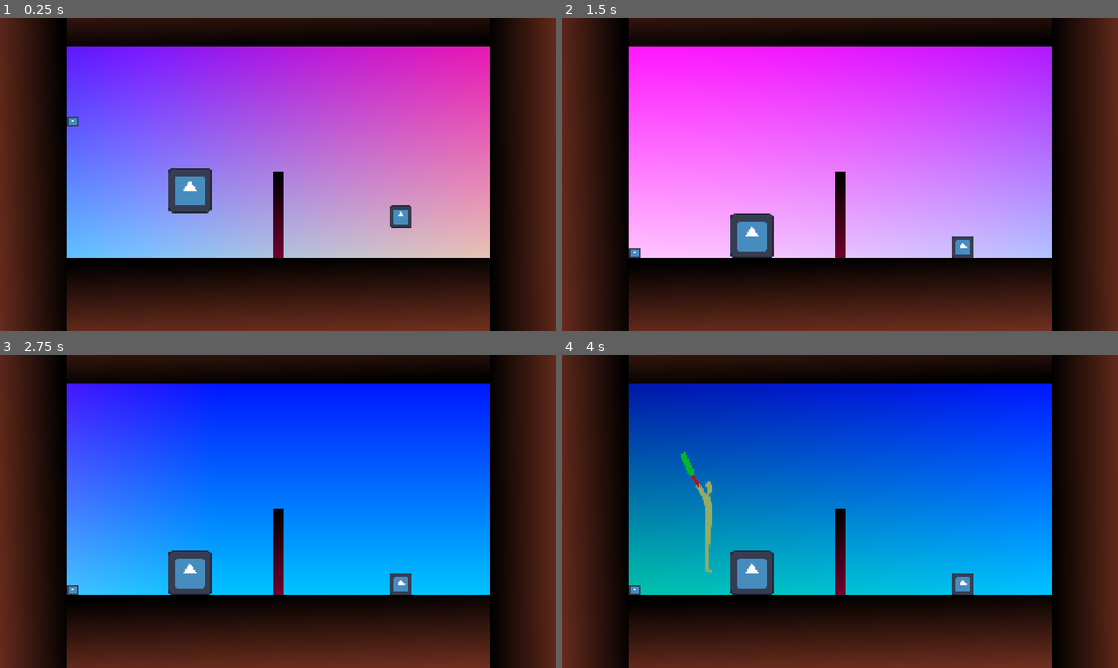
Above: before the commit, frames 1-4 (two rows, left to right).
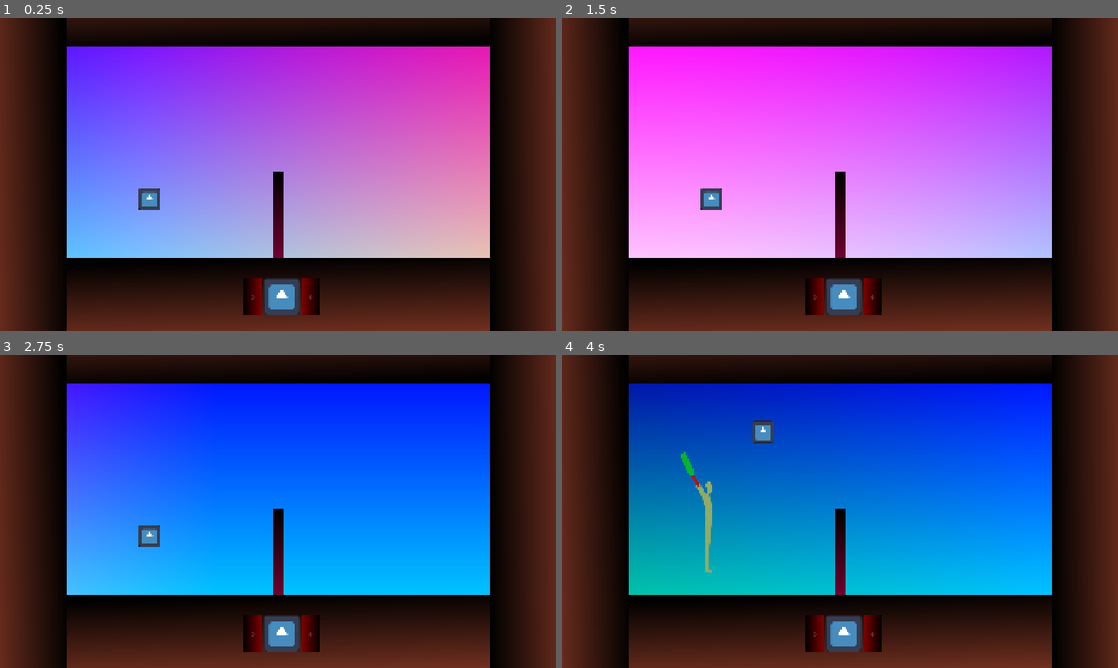
Above: after the commit, the same moments.

Repository: Youlissize/XTremeBadminton
Game: Godot game, scene res://MainLevel/CustomMapLoading.tscn
Same seed, same stepped clock (60 frames per second), same inputs: the game is played once before the commit and once after it. The engine's default icon, where the game draws it, is replaced by a stand-in: a white triangle on a blue panel in a dark square.
Inputs (mouse positions are in pixels of both pictures, inside the frame that each line leads up to):
- Up to frame 1 (0.25 s): no input
- Up to frame 2 (1.5 s): click (812, 296) at 0.5 s, where only the run after the commit has a clickable "0"; click (873, 296) at 1.25 s, where only the run after the commit has a clickable "0"
- Up to frame 3 (2.75 s): hold D (move_right) from 2.03 s (still down); hold S (hit) from 2.03 s (still down); tap W (jump) at 2.27 s
- Up to frame 4 (4 s): release D (move_right) at 2.78 s; release S (hit) at 2.78 s; hold A (move_left) 2.78-3.53 s; tap S (hit) at 2.85 s; tap W (jump) at 3.02 s; hold D (move_right) from 3.53 s (still down); hold S (hit) from 3.53 s (still down); tap Space (join) at 3.6 s

The runs differ from the first frame. In frame 1, 3.1% of the frame differs, in the area x 12-74%, y 31-95%; in frame 2, 3.1%; in frame 3, 3.1%; in frame 4, 3.1%.

Commit message:
Le jeu est un jeu, le score est soigneusement affiché, la vie est belle, mais faut pas se deco sinon ca bug

Diff:
--- a/MainLevel/CustomMapLoading.tscn
+++ b/MainLevel/CustomMapLoading.tscn
@@ -1,9 +1,11 @@
-[gd_scene load_steps=15 format=3 uid="uid://dlm5t26j1x75l"]
+[gd_scene load_steps=17 format=3 uid="uid://dlm5t26j1x75l"]
 
 [ext_resource type="Script" uid="uid://bis7hslkecq4c" path="res://MainLevel/Scripts/mapLoading.gd" id="1_82vp7"]
 [ext_resource type="Texture2D" uid="uid://cxtuvhh1ubuq2" path="res://Textures/fondavecfilet.jpg" id="1_dn44s"]
 [ext_resource type="Shader" uid="uid://drlrkl0b5wi4g" path="res://MainLevel/BackgroundTest.gdshader" id="2_4buw4"]
+[ext_resource type="PackedScene" uid="uid://bhv0xwjx2dx6p" path="res://MainLevel/HUD/Score/ScoreDisplay.tscn" id="2_jr3hq"]
 [ext_resource type="PackedScene" uid="uid://bueuy8e621uk7" path="res://MainLevel/Scripts/Projectile/ProjectileBase.tscn" id="5_jr3hq"]
+[ext_resource type="Script" uid="uid://d2atqmgs58i2o" path="res://MainLevel/MapObjects/ground.gd" id="5_xww2o"]
 
 [sub_resource type="ShaderMaterial" id="ShaderMaterial_4buw4"]
 shader = ExtResource("2_4buw4")
@@ -43,6 +45,9 @@
 script = ExtResource("1_82vp7")
 ground = NodePath("Ground/StaticBody2D")
 
+[node name="ScoreDisplay" parent="." instance=ExtResource("2_jr3hq")]
+position = Vector2(840, 897)
+
 [node name="Background" type="Sprite2D" parent="."]
 
 [node name="ColorRect" type="ColorRect" parent="Background"]
@@ -74,6 +79,7 @@
 [node name="StaticBody2D" type="StaticBody2D" parent="Ground"]
 collision_layer = 3
 physics_material_override = SubResource("PhysicsMaterial_7r4hf")
+script = ExtResource("5_xww2o")
 
 [node name="GroundCollision" type="CollisionShape2D" parent="Ground/StaticBody2D"]
 position = Vector2(965, 0)
@@ -129,15 +135,7 @@
 shape = SubResource("WorldBoundaryShape2D_jr3hq")
 
 [node name="ProjectileBase" parent="." instance=ExtResource("5_jr3hq")]
-position = Vector2(654, 564)
-scale = Vector2(4, 4)
-size = 4.0
-
-[node name="ProjectileBase2" parent="." instance=ExtResource("5_jr3hq")]
-position = Vector2(250, 328)
-
-[node name="ProjectileBase3" parent="." instance=ExtResource("5_jr3hq")]
-position = Vector2(1383, 656)
+position = Vector2(515, 624)
 scale = Vector2(2, 2)
 size = 2.0
 
--- /dev/null
+++ b/MainLevel/HUD/Score/ScoreDisplay.tscn
@@ -0,0 +1,55 @@
+[gd_scene load_steps=5 format=3 uid="uid://bhv0xwjx2dx6p"]
+
+[ext_resource type="Texture2D" uid="uid://cadlfytdtswru" path="res://icon.svg" id="1_6vv5e"]
+[ext_resource type="Script" uid="uid://dd82ywmj20hgm" path="res://MainLevel/HUD/Score/scoreDisplay.gd" id="1_rm60b"]
+
+[sub_resource type="Gradient" id="Gradient_rm60b"]
+colors = PackedColorArray(0, 0, 0, 1, 0.5, 0, 0, 1)
+
+[sub_resource type="GradientTexture2D" id="GradientTexture2D_ow0p0"]
+gradient = SubResource("Gradient_rm60b")
+
+[node name="ScoreDisplay" type="Node2D"]
+top_level = true
+script = ExtResource("1_rm60b")
+
+[node name="MarginContainer" type="MarginContainer" parent="."]
+custom_minimum_size = Vector2(50, 50)
+offset_right = 40.0
+offset_bottom = 40.0
+
+[node name="HBoxContainer" type="HBoxContainer" parent="MarginContainer"]
+layout_mode = 2
+
+[node name="LeftScore" type="MarginContainer" parent="MarginContainer/HBoxContainer"]
+custom_minimum_size = Vector2(30, 30)
+layout_mode = 2
+
+[node name="TextureRect" type="TextureRect" parent="MarginContainer/HBoxContainer/LeftScore"]
+layout_mode = 2
+texture = SubResource("GradientTexture2D_ow0p0")
+
+[node name="LeftDisplay" type="MenuButton" parent="MarginContainer/HBoxContainer/LeftScore"]
+layout_mode = 2
+text = "0"
+
+[node name="Middle" type="MarginContainer" parent="MarginContainer/HBoxContainer"]
+custom_minimum_size = Vector2(30, 30)
+layout_mode = 2
+
+[node name="TextureRect" type="TextureRect" parent="MarginContainer/HBoxContainer/Middle"]
+layout_mode = 2
+texture = ExtResource("1_6vv5e")
+
+[node name="RightScore" type="MarginContainer" parent="MarginContainer/HBoxContainer"]
+custom_minimum_size = Vector2(30, 30)
+layout_mode = 2
+
+[node name="TextureRect" type="TextureRect" parent="MarginContainer/HBoxContainer/RightScore"]
+layout_mode = 2
+texture = SubResource("GradientTexture2D_ow0p0")
+flip_h = true
+
+[node name="RightDisplay" type="MenuButton" parent="MarginContainer/HBoxContainer/RightScore"]
+layout_mode = 2
+text = "0"
--- /dev/null
+++ b/MainLevel/HUD/Score/scoreDisplay.gd
@@ -0,0 +1,12 @@
+extends Node2D
+const Globals := preload("res://MainLevel/Scripts/globalStuff.gd")
+
+var left := 0
+var right := 0
+
+func _ready() -> void:
+	Globals.scoreDisplay = self
+
+func display() -> void:
+	get_node("MarginContainer/HBoxContainer/LeftScore/LeftDisplay").text = String.num_int64(left)
+	get_node("MarginContainer/HBoxContainer/RightScore/RightDisplay").text = String.num_int64(right)
--- a/MainLevel/MainLevel.tscn
+++ b/MainLevel/MainLevel.tscn
@@ -42,7 +42,7 @@
 script = ExtResource("4_6gdkc")
 
 [node name="Volant" type="RigidBody2D" parent="."]
-position = Vector2(726, 613)
+position = Vector2(726, 869.667)
 collision_layer = 2
 collision_mask = 2
 script = ExtResource("3_q5c6i")
@@ -55,7 +55,7 @@
 color = Color(1, 0, 0, 1)
 
 [node name="CollisionShape2D" type="CollisionShape2D" parent="Volant"]
-scale = Vector2(2.49, 2.49)
+scale = Vector2(2, 2)
 shape = SubResource("CircleShape2D_4vkl2")
 
 [node name="Boundaries" type="Node" parent="."]
@@ -92,7 +92,7 @@
 shape = SubResource("WorldBoundaryShape2D_6gdkc")
 
 [node name="Volant2" type="RigidBody2D" parent="."]
-position = Vector2(240, 226)
+position = Vector2(240, 482.667)
 collision_layer = 2
 collision_mask = 2
 script = ExtResource("3_q5c6i")
@@ -105,5 +105,5 @@
 color = Color(1, 0, 0, 1)
 
 [node name="CollisionShape2D" type="CollisionShape2D" parent="Volant2"]
-scale = Vector2(2.49, 2.49)
+scale = Vector2(2, 2)
 shape = SubResource("CircleShape2D_4vkl2")
--- /dev/null
+++ b/MainLevel/MapObjects/ground.gd
@@ -0,0 +1,8 @@
+extends StaticBody2D
+const Globals := preload("res://MainLevel/Scripts/globalStuff.gd")
+
+func hit(projectile : Node2D) -> void :
+	projectile.isActive = false
+
+	if (Globals.currentMatch):
+		Globals.currentMatch._onProjectileTouchedGround(projectile)
--- /dev/null
+++ b/MainLevel/MapObjects/mapObject.tscn
@@ -0,0 +1,11 @@
+[gd_scene load_steps=3 format=3 uid="uid://cy7dyhsxg01qw"]
+
+[ext_resource type="Script" uid="uid://bm210b2560r6o" path="res://MainLevel/MapObjects/mapObjectBase.gd" id="1_22awo"]
+
+[sub_resource type="RectangleShape2D" id="RectangleShape2D_mhqml"]
+
+[node name="StaticBody" type="StaticBody2D"]
+script = ExtResource("1_22awo")
+
+[node name="CollisionShape2D" type="CollisionShape2D" parent="."]
+shape = SubResource("RectangleShape2D_mhqml")
--- /dev/null
+++ b/MainLevel/MapObjects/mapObjectBase.gd
@@ -0,0 +1 @@
+extends StaticBody2D
--- /dev/null
+++ b/MainLevel/Scripts/Match/badMatch.gd
@@ -0,0 +1,73 @@
+extends Node
+
+const Globals := preload("res://MainLevel/Scripts/globalStuff.gd")
+var targetScore: int = 11
+var pointDiff : int = 2
+
+var teamLeft := Array()
+var leftScore := 0
+var teamRight := Array()
+var rightScore := 0
+
+enum matchState {NONE, BEGINNING, SERVING, PLAYING, PAUSED, FINISHED}
+var state = matchState.NONE
+
+
+
+func _ready() -> void:
+	Globals.currentMatch = self
+	pass
+
+# event called by projectile
+func _onProjectileTouchedGround(projectile : Node2D) -> void:
+	#TODO : check who wins the point, update score , check if win,
+	# delete temp porjectils, giveServe(winner)
+	var leftWins = Globals.level.get_node("Filet").position.x < projectile.position.x
+	if (leftWins):
+		Globals.scoreDisplay.left +=1
+	else:
+		Globals.scoreDisplay.right +=1
+
+
+	Globals.scoreDisplay.display()
+
+	giveServe(leftWins)
+	pass
+
+# event called by Player who served
+func _onServe() -> void:
+	state = matchState.PLAYING
+
+
+func begin() -> void:
+	state = matchState.BEGINNING
+	# TODO :animations
+	pass
+
+func giveServe(toLeftPlayer : bool = true) -> void:
+	state = matchState.SERVING
+	givePorjectileToServe(toLeftPlayer)
+	# TODO : activate projectile
+
+func givePorjectileToServe(toLeftPlayer : bool = true) -> void:
+	# TODO : if multiples team member : alternate between each
+	var serveur
+	if ((toLeftPlayer || teamRight.size()==0) && teamLeft.size()>0) :
+		serveur = teamLeft[0]
+	elif (teamRight.size()>0):
+		serveur = teamRight[0]
+	else:
+		serveur = Globals.level.get_node("Filet")
+	if (!serveur):
+		return
+	var targetLocation = serveur.position + Vector2(0, -100)
+	if (Globals.projectiles.size()):
+		var proj = Globals.projectiles[0]
+
+		var temp = proj.collision_mask
+		proj.collision_mask = 0
+		proj.move_and_collide(targetLocation-proj.position)
+		proj.collision_mask = temp
+		proj.set("linear_velocity",Vector2(0,0))
+		proj.set("gravity_scale", 0)
+		proj.isActive = true
--- a/MainLevel/Scripts/Projectile/ProjectileBase.tscn
+++ b/MainLevel/Scripts/Projectile/ProjectileBase.tscn
@@ -11,6 +11,9 @@
 [node name="ProjectileBase" type="RigidBody2D"]
 collision_layer = 2
 collision_mask = 2
+gravity_scale = 0.0
+contact_monitor = true
+max_contacts_reported = 10
 angular_damp = 1.0
 script = ExtResource("1_y46ew")
 
@@ -32,3 +35,5 @@
 grow_vertical = 2
 scale = Vector2(0.3, 0.3)
 texture = SubResource("CanvasTexture_y46ew")
+
+[connection signal="body_entered" from="." to="." method="_on_body_entered"]
--- /dev/null
+++ b/MainLevel/Scripts/Projectile/ProjectileTest.tscn
@@ -0,0 +1,70 @@
+[gd_scene load_steps=5 format=3 uid="uid://cosycof08ge8h"]
+
+[ext_resource type="Texture2D" uid="uid://cadlfytdtswru" path="res://icon.svg" id="2_3k636"]
+
+[sub_resource type="GDScript" id="GDScript_0jmot"]
+script/source = "@tool # makes function _process called in the editor
+extends RigidBody2D
+
+const Globals := preload(\"res://MainLevel/Scripts/globalStuff.gd\")
+
+@export var size := 1.0
+#var customGravity := 1.0
+var motion := Vector2(0,0)
+var currentGravity := 10.0
+var damping := 10
+
+func getRealSize():
+	return size * 20
+
+func _ready() -> void:
+	Globals.projectiles.append(self)
+
+#function called every frame
+func _process(delta : float) -> void:
+	scale = Vector2(size,size)
+	get_node(\"CollisionShape2D\").scale = 2*Vector2(size,size)
+	return
+		#custom process of gravity, collisions, bounce...
+	motion = get(\"linear_velocity\")
+	#apply gravity and slow
+	motion.y += currentGravity
+	#motion *= 1.0/(1+damping*delta)
+	var collision = move_and_collide(motion * delta)
+	if collision:
+		motion = motion.bounce(collision.get_normal())
+		if collision.get_collider().has_method(\"hit\"):
+			collision.get_collider().hit()
+
+func _physics_process(delta: float) -> void:
+	pass
+"
+
+[sub_resource type="CircleShape2D" id="CircleShape2D_vxyuh"]
+
+[sub_resource type="CanvasTexture" id="CanvasTexture_h8q4t"]
+diffuse_texture = ExtResource("2_3k636")
+
+[node name="ProjectileTest" type="RigidBody2D"]
+position = Vector2(0, 1139.8)
+script = SubResource("GDScript_0jmot")
+
+[node name="CollisionShape2D" type="CollisionShape2D" parent="."]
+scale = Vector2(2, 2)
+shape = SubResource("CircleShape2D_vxyuh")
+
+[node name="TextureRect" type="TextureRect" parent="."]
+anchors_preset = 8
+anchor_left = 0.5
+anchor_top = 0.5
+anchor_right = 0.5
+anchor_bottom = 0.5
+offset_left = -19.2
+offset_top = -19.2
+offset_right = 108.8
+offset_bottom = 108.8
+grow_horizontal = 2
+grow_vertical = 2
+scale = Vector2(0.3, 0.3)
+texture = SubResource("CanvasTexture_h8q4t")
+flip_v = true
--- a/MainLevel/Scripts/Projectile/projectileBase.gd
+++ b/MainLevel/Scripts/Projectile/projectileBase.gd
@@ -5,6 +5,11 @@
 
 @export var size := 1.0
 #var customGravity := 1.0
+var motion := Vector2(0,0)
+var currentGravity := 10.0
+var damping := 10
+
+var isActive := true # marque un point si touche sol
 
 func getRealSize():
 	return size * 20
@@ -17,3 +22,11 @@
 	scale = Vector2(size,size)
 	get_node("CollisionShape2D").scale = 2*Vector2(size,size)
 	pass
+
+func _physics_process(delta: float) -> void:
+	pass
+
+func _on_body_entered(body: Node) -> void:
+	if body.has_method("hit") && isActive:
+			body.hit(self)
+	print ("Collision with : ",body.name)
--- a/MainLevel/Scripts/globalStuff.gd
+++ b/MainLevel/Scripts/globalStuff.gd
@@ -1,4 +1,7 @@
 extends Node
 
+static var level
 static var projectiles := Array()
 static var ground
+static var currentMatch
+static var scoreDisplay
--- a/MainLevel/Scripts/mapLoading.gd
+++ b/MainLevel/Scripts/mapLoading.gd
@@ -2,6 +2,7 @@
 
 const Globals := preload("res://MainLevel/Scripts/globalStuff.gd")
 var data := preload("res://MainLevel/Scripts/mapData.gd").new()
+var badMatch := preload("res://MainLevel/Scripts/Match/badMatch.gd").new()
 var mapName = "mapTest"
 
 # Inputs and multiplayer stuff
@@ -20,7 +21,8 @@
 var currentWidth : float
 
 func _ready() -> void:
-
+	Globals.level = self
+	Globals.currentMatch = badMatch
 	#Create and Save custom map here
 	if (true):
 		data.filetPos = 0.5
--- a/Player/Scripts/player_base.gd
+++ b/Player/Scripts/player_base.gd
@@ -57,6 +57,10 @@
 	raquette.leftSide = isLeftSide
 	if (!isLeft):
 		scale = Vector2(-1,1)
+	if isLeft:
+		Globals.currentMatch.teamLeft.append(self)
+	else:
+		Globals.currentMatch.teamRight.append(self)
 
 func _process(_delta):
 	# let the player leave by pressing the "join" button
--- a/Player/Scripts/raquetteClassique.gd
+++ b/Player/Scripts/raquetteClassique.gd
@@ -29,5 +29,6 @@
 	hitStrength = volant.get("linear_velocity").length()*0.3 + hitForce
 
 	volant.set("linear_velocity", hitDirection*hitStrength)
+	volant.set("gravity_scale", 1) # TODO : remove this
 
 	return true
Not shown, added: MainLevel/HUD/Score/scoreDisplay.gd.uid
Not shown, added: MainLevel/MapObjects/ground.gd.uid
Not shown, added: MainLevel/MapObjects/mapObjectBase.gd.uid
Not shown, added: MainLevel/Scripts/Match/badMatch.gd.uid
